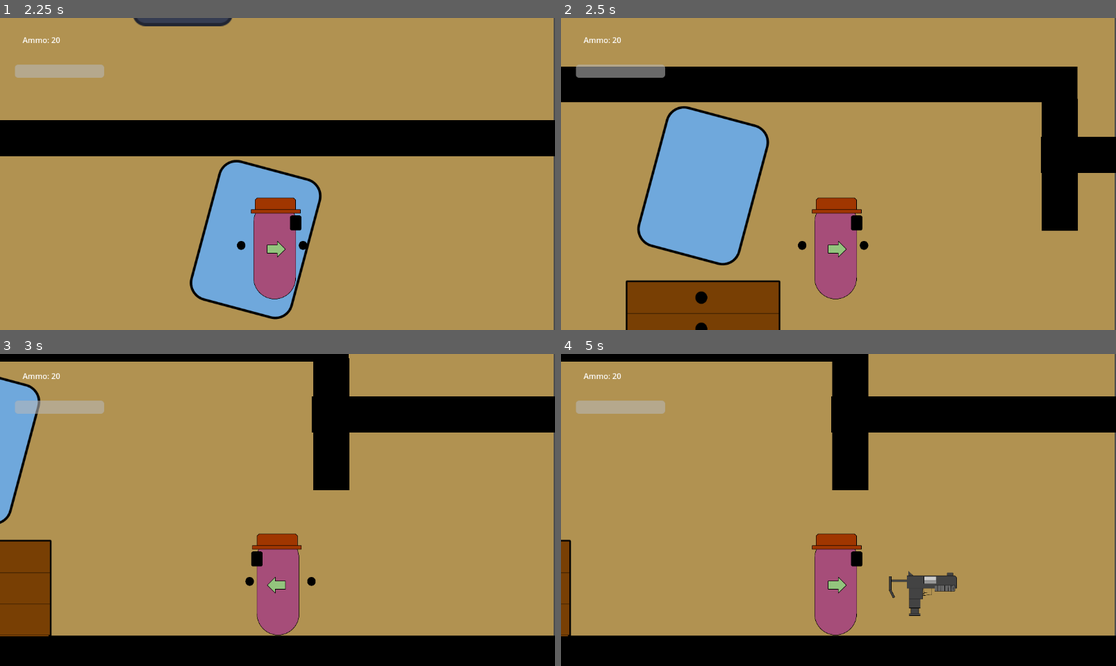
Above: before the commit, frames 1-4 (two rows, left to right).
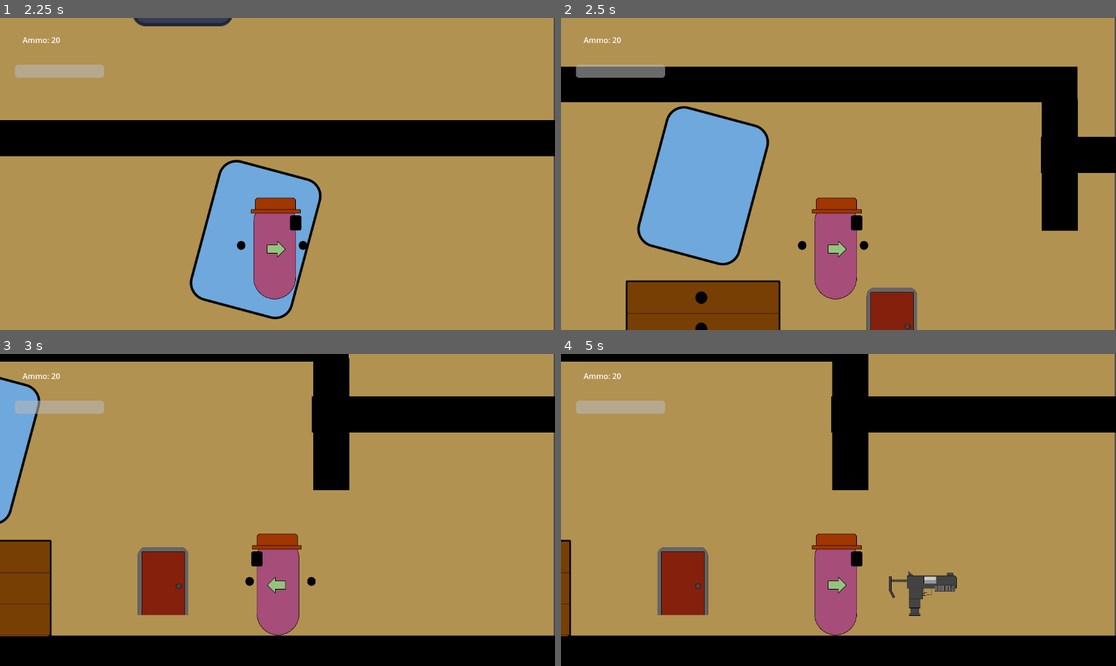
Above: after the commit, the same moments.

Repository: TrinityXon/No-Excuses-Nathan
Game: Godot game, scene res://Levels/UILevels/MainMenu.tscn
Same seed, same stepped clock (60 frames per second), same inputs: the game is played once before the commit and once after it. The engine's default icon, where the game draws it, is replaced by a stand-in: a white triangle on a blue panel in a dark square.
Inputs:
- Up to frame 1 (2.25 s): click "Play" at 0.5 s; tap Enter at 1.25 s; hold Right (Move_Right) from 1.28 s (still down); tap F (Pickup) at 1.35 s; tap W (Jump) at 1.52 s; tap Ctrl (Shoot) at 2.1 s
- Up to frame 2 (2.5 s): keep holding Right (Move_Right); tap W (Jump) at 2.27 s
- Up to frame 3 (3 s): release Right (Move_Right) at 2.78 s; hold Left (MoveLeft) from 2.78 s (still down); tap C (crouch) at 2.85 s
- Up to frame 4 (5 s): release Left (MoveLeft) at 3.53 s; hold Right (Move_Right) from 3.53 s (still down); tap Tab (equip) at 3.6 s; tap W (Jump) at 3.77, 4.52 s; tap F (Pickup) at 4.35 s

Frame 1 is identical in both runs. In frame 2, 1.2% of the frame differs, in the area x 54-65%, y 86-100%; in frame 3, 2.0%, in the area x 24-34%, y 61-84%; in frame 4, 2.0%.

Commit message:
String Level Fix

Diff:
--- a/Game_Objects/Enemies/Doors/BaseDoor.gd
+++ b/Game_Objects/Enemies/Doors/BaseDoor.gd
@@ -1,9 +1,8 @@
 extends Node2D
 
-@export var nextLevel: PackedScene
-
+@export var level: String
 func _on_pickup_has_picked(body):
-	if nextLevel:
-		get_tree().change_scene_to_packed(nextLevel)
+	if level != '':
+		get_tree().change_scene_to_file(level)
 	else:
 		print("no level assigned")
--- a/Game_Objects/Enemies/Doors/BaseDoor.tscn
+++ b/Game_Objects/Enemies/Doors/BaseDoor.tscn
@@ -1,11 +1,13 @@
-[gd_scene load_steps=4 format=3 uid="uid://bur5u1p2bwm08"]
+[gd_scene load_steps=5 format=3 uid="uid://bur5u1p2bwm08"]
 
 [ext_resource type="Script" path="res://Game_Objects/Enemies/Doors/BaseDoor.gd" id="1_28glk"]
 [ext_resource type="PackedScene" uid="uid://bhldf5vjnk7gx" path="res://Components/Pickup/Pickup.tscn" id="2_fvenk"]
+[ext_resource type="PackedScene" uid="uid://l50vj4oeykqw" path="res://Levels/UILevels/MainMenu.tscn" id="2_skhu3"]
 [ext_resource type="Texture2D" uid="uid://cpfnd71vectt5" path="res://ArtSprite/Miscellaneous/door.png" id="3_g2c3p"]
 
 [node name="BaseDoor" type="Node2D"]
 script = ExtResource("1_28glk")
+nextLevel = ExtResource("2_skhu3")
 
 [node name="Pickup" parent="." instance=ExtResource("2_fvenk")]
 position = Vector2(2, 2)
--- a/Levels/The_Marston_Estate/Floor_1/floor_1.tscn
+++ b/Levels/The_Marston_Estate/Floor_1/floor_1.tscn
@@ -20,6 +20,7 @@
 [ext_resource type="PackedScene" uid="uid://cyp6fm0ftgv1d" path="res://Game_Objects/Background_Non_Collision/The_Marston_Estate/KitchenDrawer.tscn" id="16_4bw7p"]
 [ext_resource type="PackedScene" uid="uid://cmik0pxe5mwkt" path="res://Game_Objects/Destructibles/Props/Sofa.tscn" id="19_1np0n"]
 [ext_resource type="PackedScene" uid="uid://ip1gvp25rhdj" path="res://Game_Objects/Destructibles/Placeholder.tscn" id="20_07amc"]
+[ext_resource type="PackedScene" uid="uid://bur5u1p2bwm08" path="res://Game_Objects/Enemies/Doors/BaseDoor.tscn" id="21_1xxo6"]
 
 [node name="Floor1" type="Node2D"]
 position = Vector2(3216, -171)
@@ -388,3 +389,7 @@
 position = Vector2(2734, 576)
 rotation = -0.523598
 scale = Vector2(0.734706, 3.41083)
+
+[node name="BaseDoor" parent="." instance=ExtResource("21_1xxo6")]
+position = Vector2(-2480, 681)
+level = "res://Levels/UILevels/MainMenu.tscn"
Not shown: 1 places in Levels/The_Marston_Estate/Floor_1/floor_1.tscn that only renumber resources
